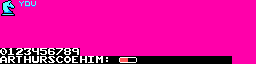
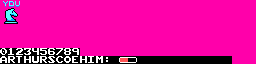
Layers edited between the first and the second (256, 64) image:
painted on "sprites.png" over [1, 0, 36, 24]
